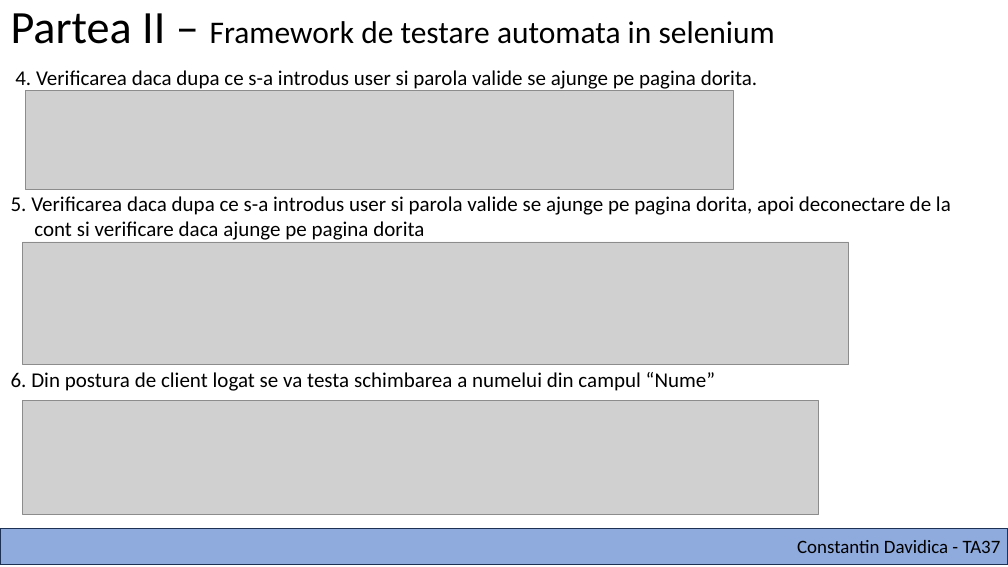
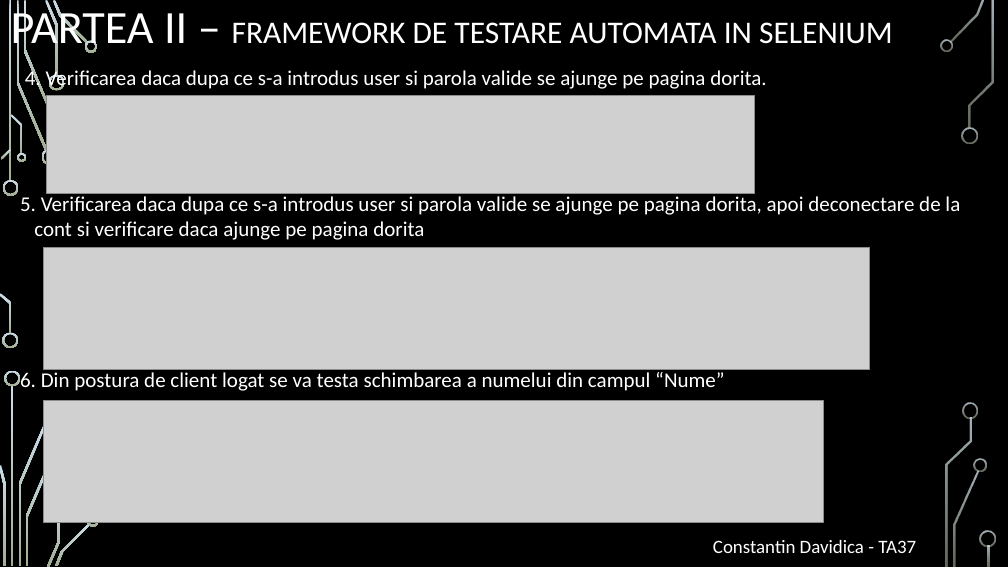
Before and after one commit to Cosmin2890/Proiect-Final, a slide deck: slide 8 of C.Davidica-Proiect Final.pptx. Drawn at 1008x567 pixels with LibreOffice and Linux fonts; fonts in the diff are those of the drawing; grey boxes stand for pictures; background and template pictures are left out. Boxes give left, top, right and bottom in pixels: in the first picture for what was removed or moved away, otherwise in the second. Text is boxed around its words. In the diff, an @@ line names an element or a change of style, - is before the commit and + after.

```diff
--- a/C.Davidica-Proiect Final.pptx
+++ b/C.Davidica-Proiect Final.pptx
@@ background #FFFFFF to picture (left out) @@
@@ title at bbox=[11, 5, 893, 55]: text changed; text colour #000000 to #FFFFFF @@
-Partea II – Framework de testare automata in selenium
+PARTEA II – FRAMEWORK DE TESTARE AUTOMATA IN SELENIUM
@@ text "4. Verificarea daca dupa ce ..." at bbox=[20, 67, 960, 391]: text colour #000000 to #FFFFFF @@
@@ picture: place and size @@
-picture at bbox=[26, 91, 734, 189]
+picture at bbox=[46, 95, 754, 194]
@@ picture: place and size @@
-picture at bbox=[23, 242, 849, 364]
+picture at bbox=[44, 247, 870, 370]
@@ picture: place and size @@
-picture at bbox=[23, 401, 818, 514]
+picture at bbox=[44, 400, 823, 522]
@@ freeform shape removed at bbox=[0, 529, 1008, 564] @@
-Constantin Davidica - TA37
@@ text added at bbox=[713, 540, 916, 553], 18 pt, text #FFFFFF @@
+Constantin Davidica - TA37
@@ group added at bbox=[0, 0, 996, 567]: 30 freeform shapes, 3 rectangles @@
```
Also in this commit, not shown: 10 other slides changed, 4 slides added, 1 slide removed.
